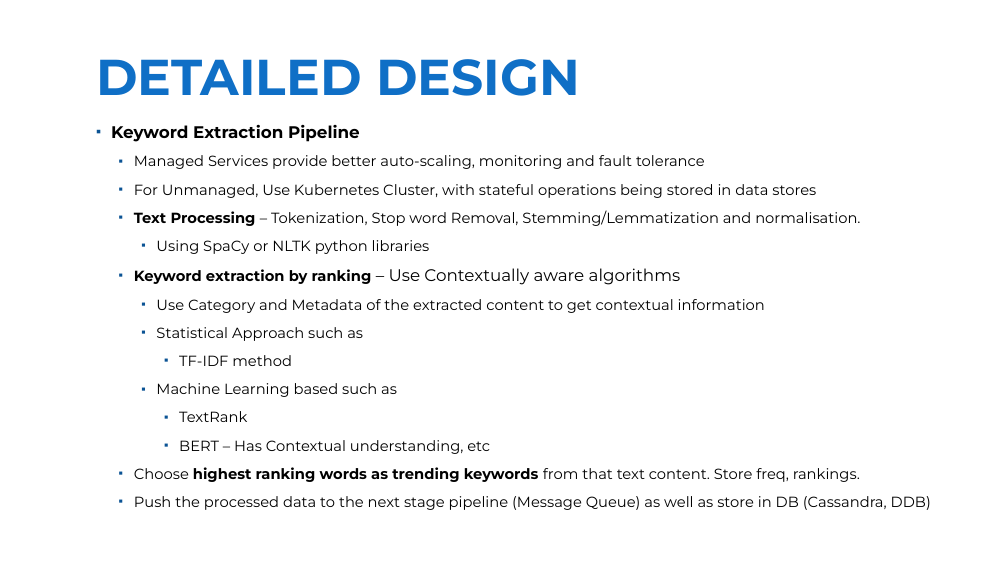
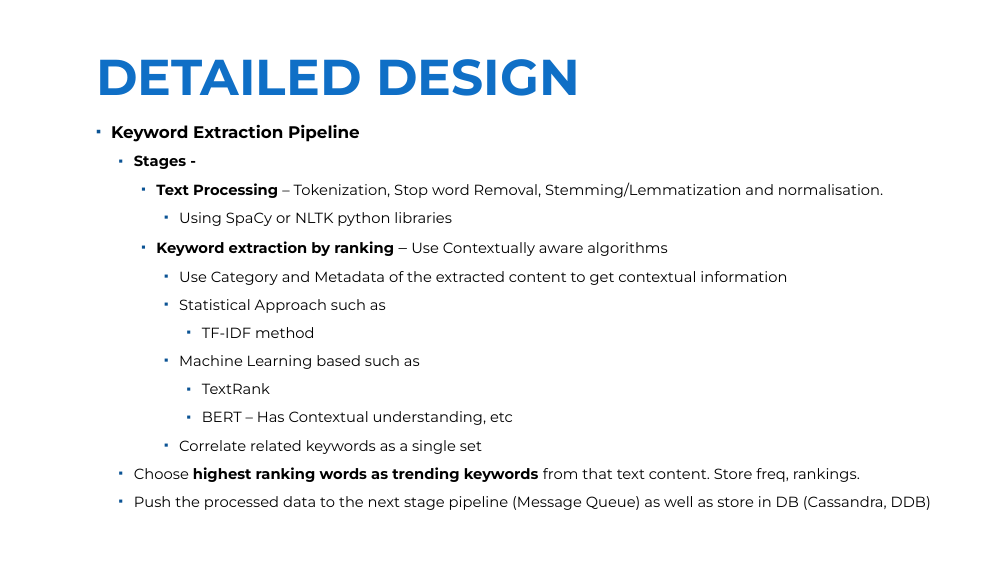
Before and after one commit to Braj-120/test-prep, a slide deck: slide 25 of Braj_Kishor_Intro_Achievements.pptx. Drawn at 1008x567 pixels with LibreOffice and Linux fonts; fonts in the diff are those of the drawing; background and template pictures are left out. Boxes give left, top, right and bottom in pixels: in the first picture for what was removed or moved away, otherwise in the second. Text is boxed around its words. In the diff, an @@ line names an element or a change of style, - is before the commit and + after.

```diff
--- a/Braj_Kishor_Intro_Achievements.pptx
+++ b/Braj_Kishor_Intro_Achievements.pptx
@@ text at (134, 155, 186, 169): text changed; bold on @@
-  ▪ Managed Services provide better auto-scaling, monitoring and fault tolerance
-  ▪ For Unmanaged, Use Kubernetes Cluster, with stateful operations being stored in data stores
+  ▪ Stages -
@@ text at (156, 182, 883, 425): size 16 to 14 pt in "Use Contextually aware algorithms"; list level 2 to 3 in "Text Processing – Tokenization, Stop ..."; list level 3 to 4 in "Using SpaCy or NLTK python ..."; list level 2 to 3 in "Keyword extraction by ranking – ..."; list level 3 to 4 in "Use Category and Metadata of ..."; list level 3 to 4 in "Statistical Approach such as"; list level 4 to 5 in "TF-IDF method"; list level 3 to 4 in "Machine Learning based such as"; list level 4 to 5 in "TextRank"; list level 4 to 5 in "BERT – Has Contextual understanding, ..." @@
@@ text at (179, 440, 482, 454): paragraph added @@
+      ▪ Correlate related keywords as a single set
```
Also in this commit, not shown: 24 other slides changed.
